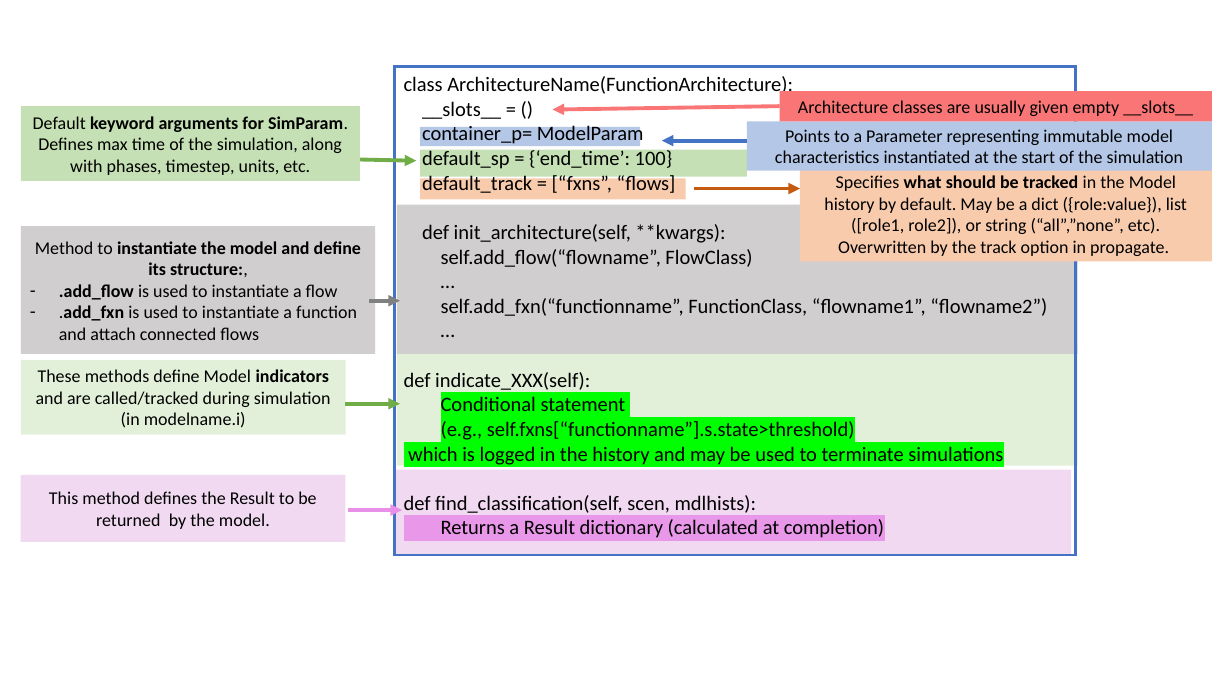
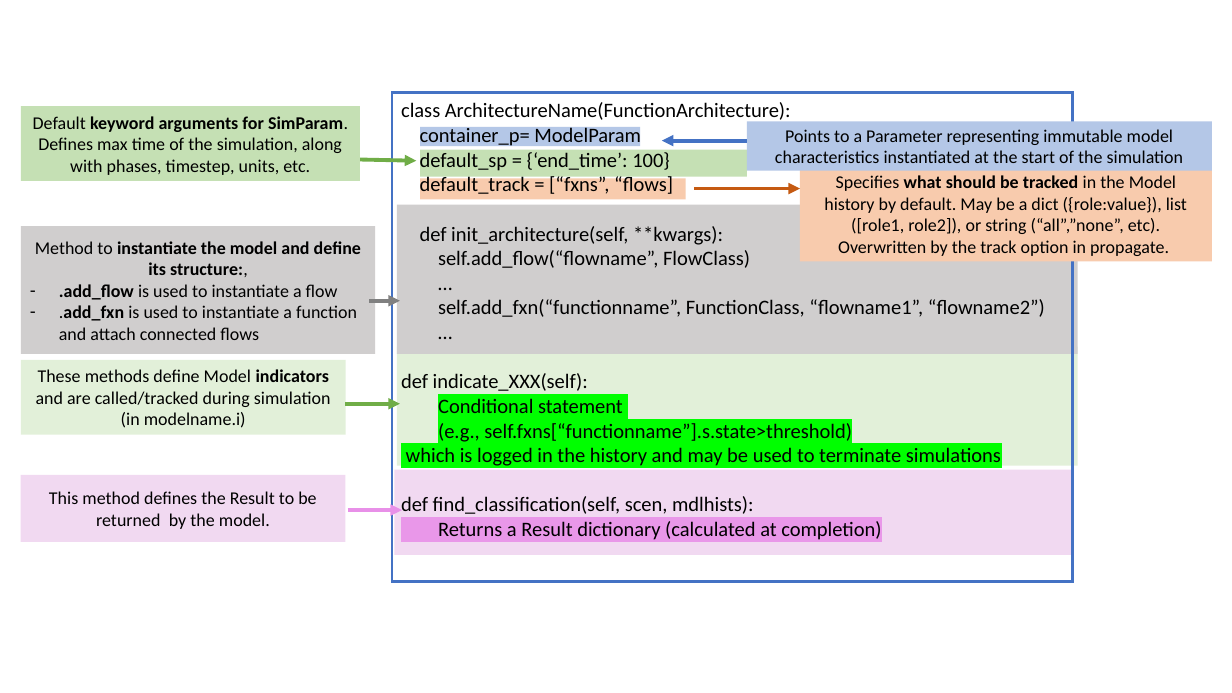
Before and after one commit to nasa/fmdtools, a slide deck: slide 15 of docs-source/figures/powerpoint/powerpoint_figures.pptx. Drawn at 1232x693 pixels with LibreOffice and Linux fonts; fonts in the diff are those of the drawing. Boxes give left, top, right and bottom in pixels: in the first picture for what was removed or moved away, otherwise in the second. Text is boxed around its words. In the diff, an @@ line names an element or a change of style, - is before the commit and + after.

```diff
--- a/docs-source/figures/powerpoint/powerpoint_figures.pptx
+++ b/docs-source/figures/powerpoint/powerpoint_figures.pptx
@@ rectangle "class ArchitectureName(FunctionArchitecture):": place and size @@
-rectangle "class ArchitectureName(FunctionArchitecture):" at [395, 67, 1076, 555]
+rectangle "class ArchitectureName(FunctionArchitecture):" at [392, 93, 1073, 582]
@@ text in rectangle at [422, 101, 501, 119]: paragraph removed @@
-__slots__ = ()
@@ arrow removed from (780, 106) to (553, 110) @@
@@ rectangle removed at [780, 91, 1213, 122] @@
-Architecture classes are usually given empty __slots__
```
Also in this commit, not shown: 6 other slides changed, 4 other files.
